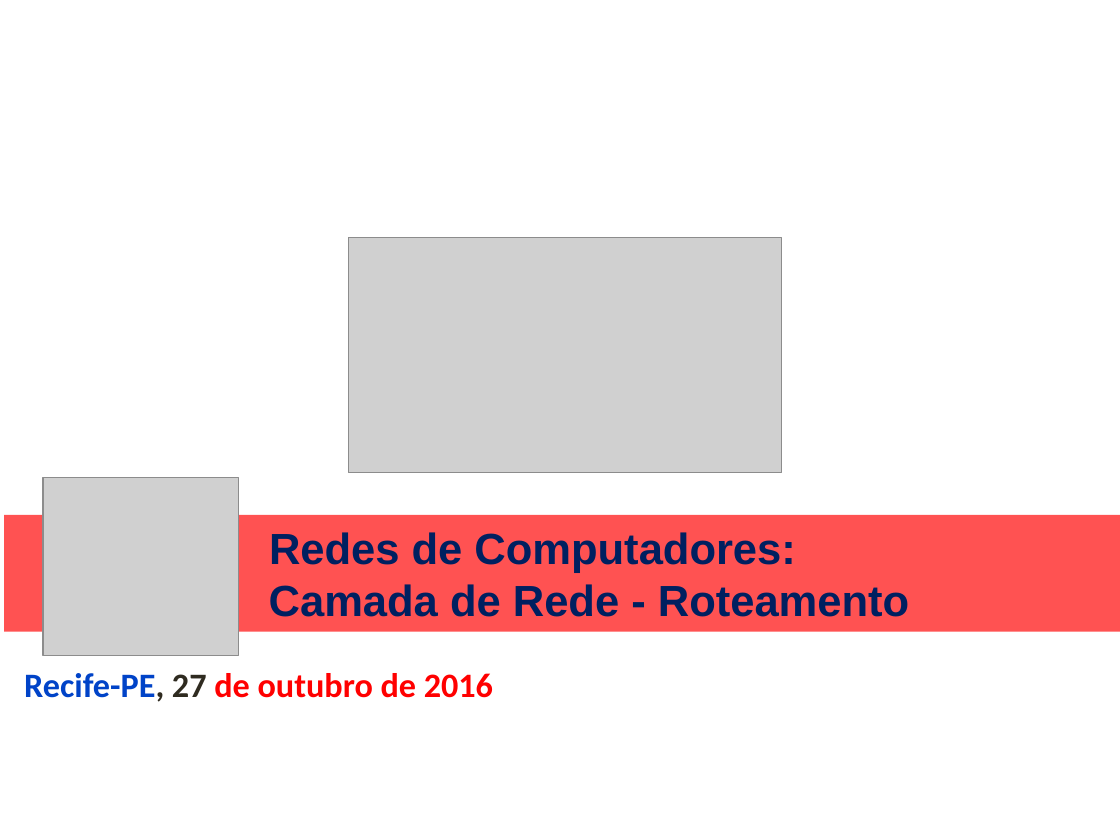
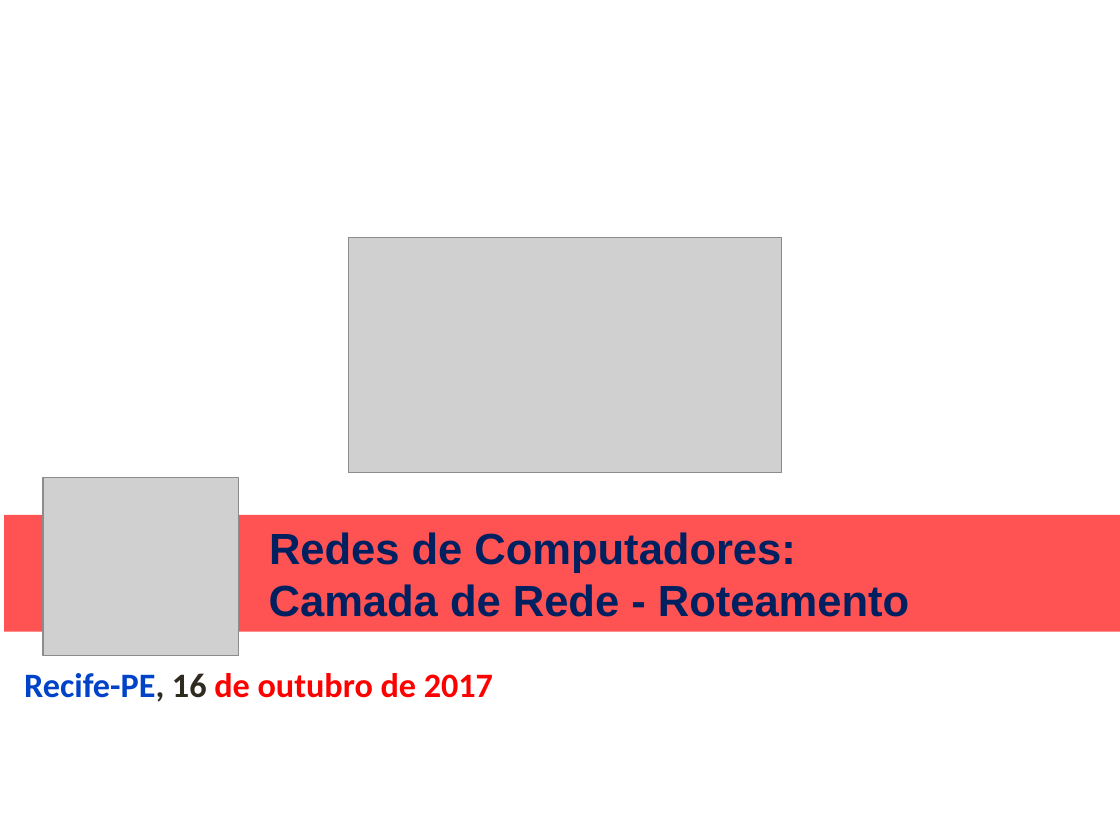
Before and after one commit to niviaquental/niviaquental.github.io, a slide deck: slide 1 of Presentations/Aula10-Rede-Roteamento/10-Rede-Roteamento.pptx. Drawn at 1120x840 pixels with LibreOffice and Linux fonts; fonts in the diff are those of the drawing; grey boxes stand for pictures; background and template pictures are left out. Boxes give left, top, right and bottom in pixels: in the first picture for what was removed or moved away, otherwise in the second. Text is boxed around its words. In the diff, an @@ line names an element or a change of style, - is before the commit and + after.

```diff
--- a/Presentations/Aula10-Rede-Roteamento/10-Rede-Roteamento.pptx
+++ b/Presentations/Aula10-Rede-Roteamento/10-Rede-Roteamento.pptx
@@ text at (24,673,493,702): text changed @@
-Recife-PE, 27 de outubro de 2016
+Recife-PE, 16 de outubro de 2017
```
Also in this commit, not shown: 1 other slide changed, 1 slide added, 2 other files.
